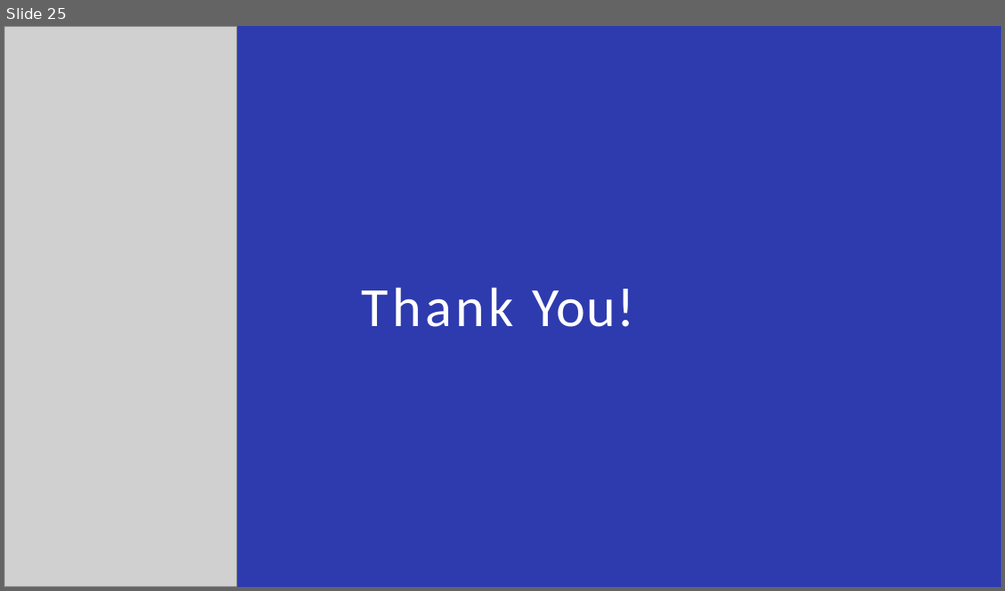
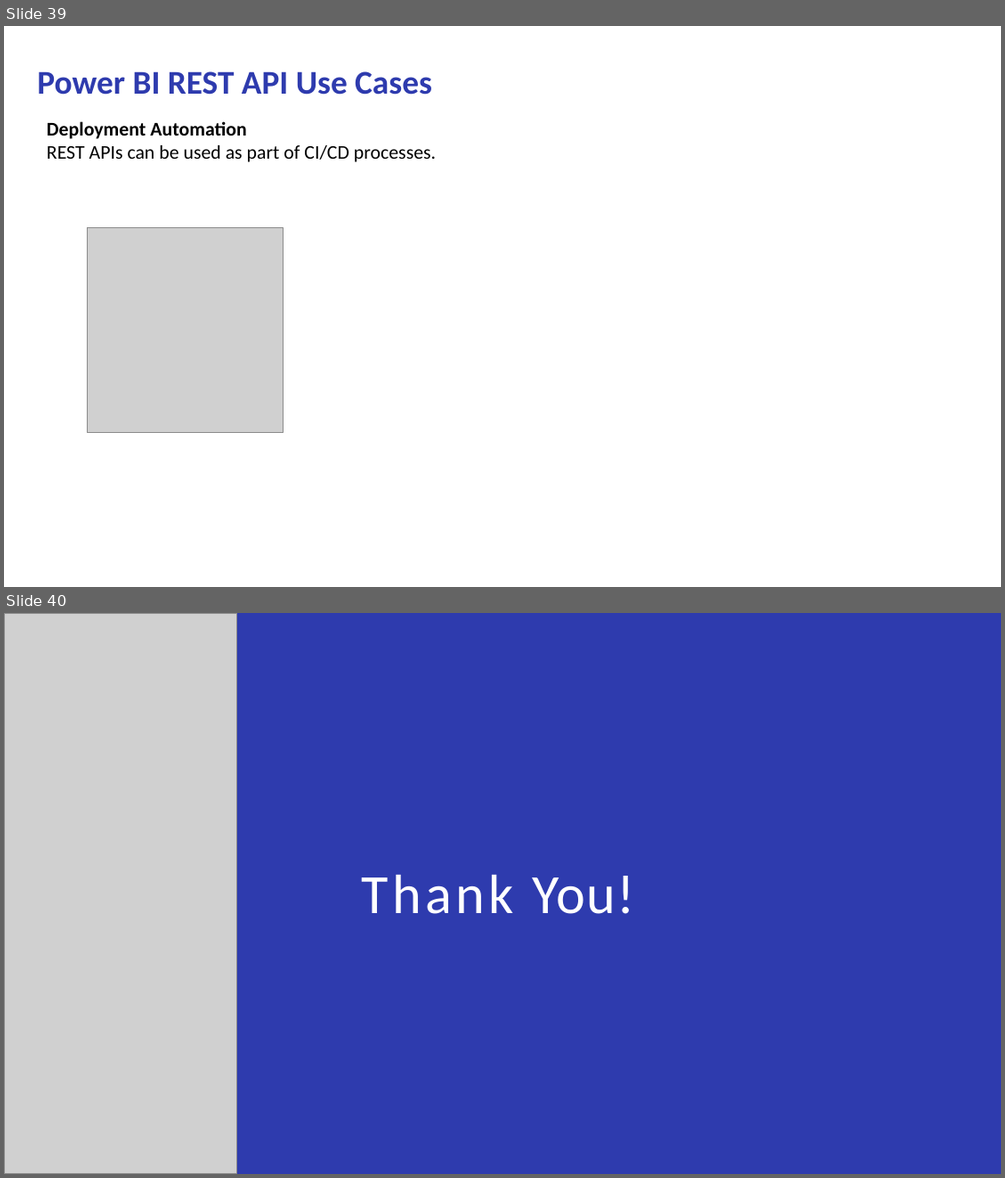
Before and after one commit to babjeereddy/ppt, a slide deck: MS_Fabric.pptx. Shown one above the other, each under a label of ours: slide 25 before the commit, slides 39 and 40 after it. The pictures are 1005x591 and 1005x1178 pixels, drawn with LibreOffice and Linux fonts; fonts in the diff are those of the drawing; grey boxes stand for pictures. Boxes give left, top, right and bottom in pixels: in the first picture for what was removed or moved away, otherwise in the second. Text is boxed around its words. In the diff, an @@ line names an element or a change of style, - is before the commit and + after.

```diff
--- a/MS_Fabric.pptx
+++ b/MS_Fabric.pptx
@@ slide 39 added at [4, 26, 1001, 587], background #FFFFFF @@
@@ title added at [37, 71, 432, 95], 24 pt, text #2E3BAE, bold @@
+Power BI REST API Use Cases
@@ text added at [47, 121, 436, 162], 14 pt, text #000000 @@
+Deployment Automation
+REST APIs can be used as part of CI/CD processes.
@@ picture added at [87, 227, 283, 432] @@
@@ what was slide 25 is now slide 40 @@
```
Also in this commit, not shown: 1 slide changed, 14 other slides added, 3 other files.
